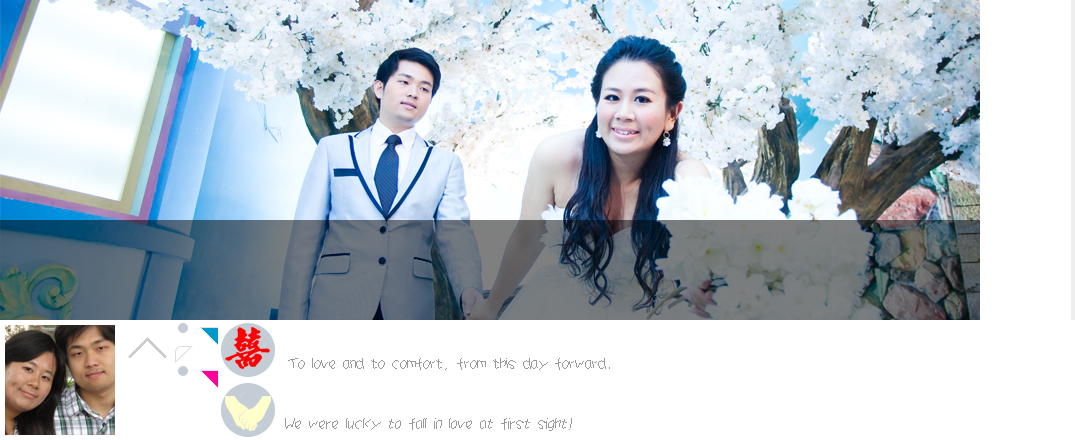
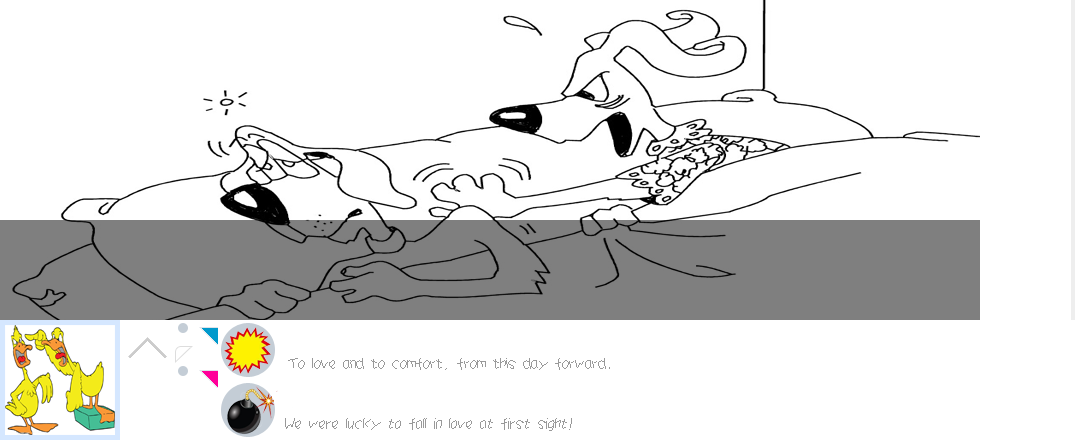
Layers edited between the first and the second 1075 × 440 image:
renamed "图层 16" to "图层 17", painted on it over [5, 325, 115, 435]
painted on "图层 5" over [0, 320, 120, 440]
renamed "图层 15" to "图层 18", painted on it over [0, 0, 980, 320]
renamed "图层 13" to "图层 20", painted on it over [225, 385, 278, 435]
renamed "图层 14" to "图层 19", moved it above "To love and to comfort, from this day forward.", painted on it over [224, 327, 271, 374]
